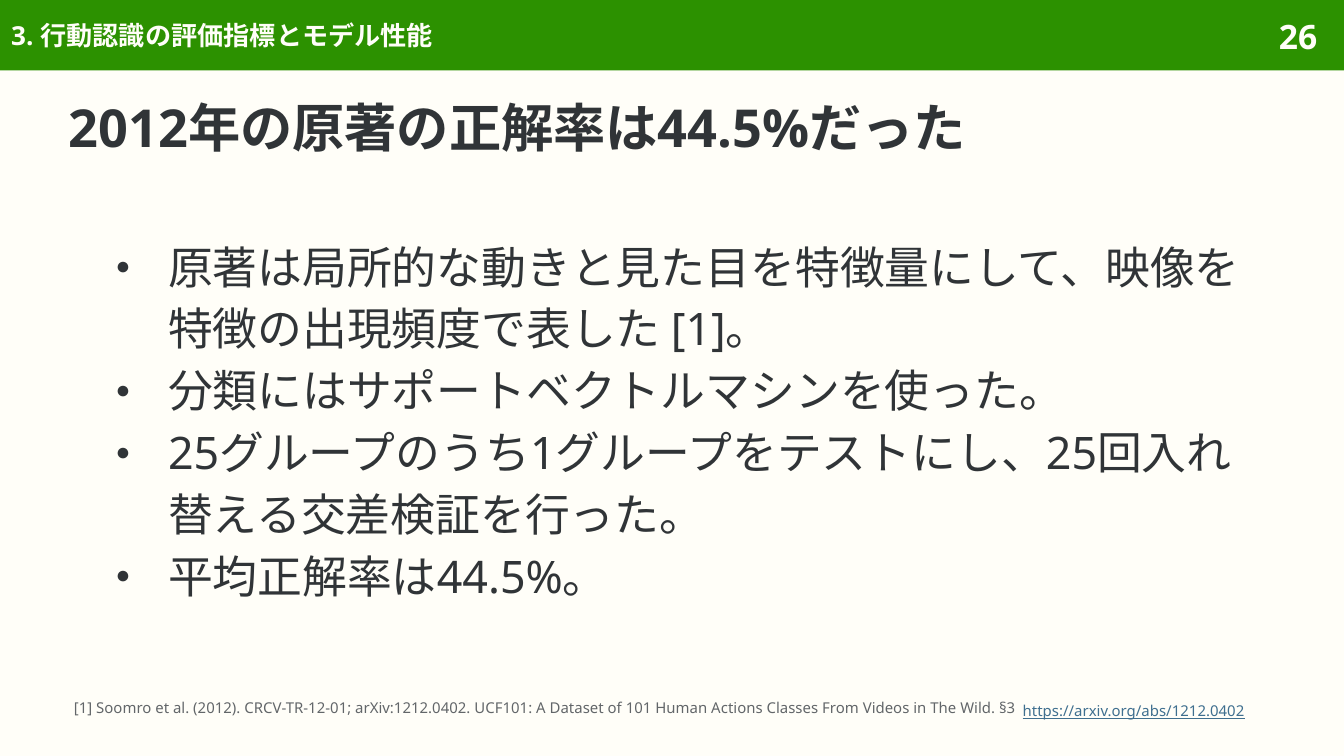
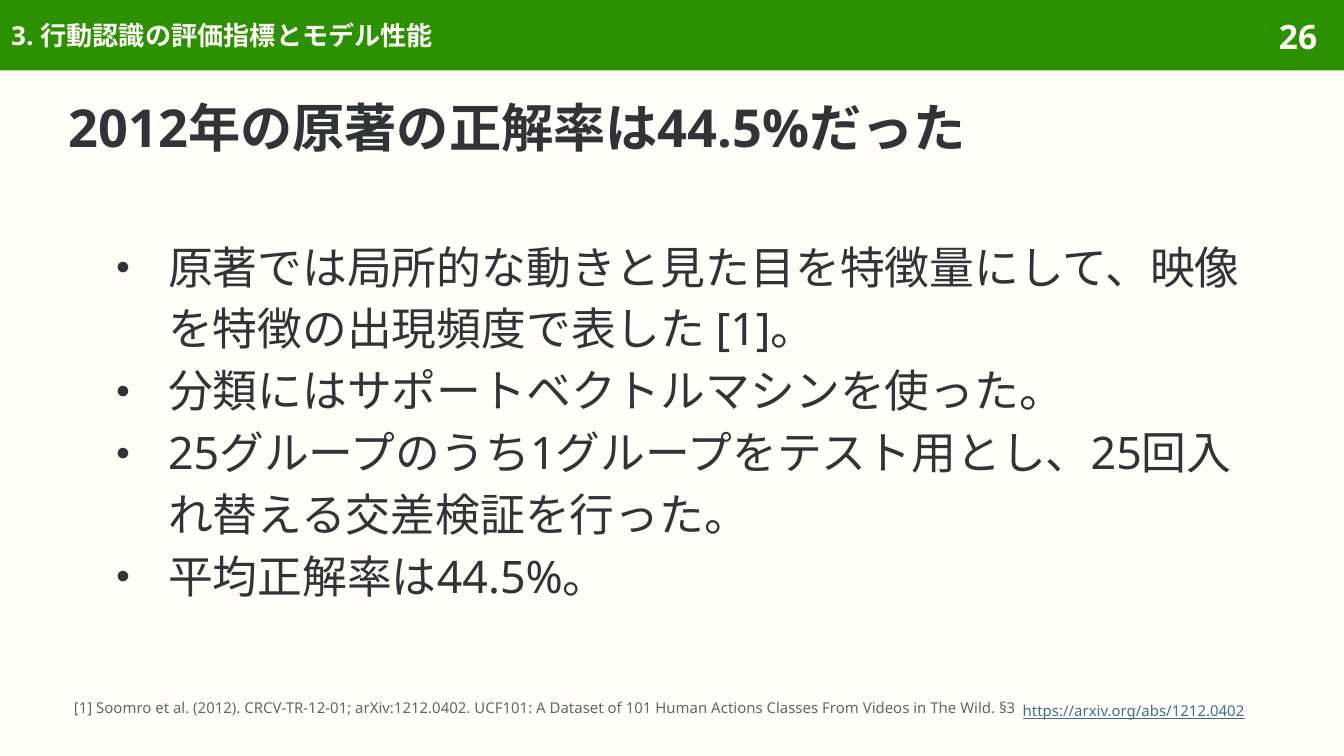
Before and after one commit to sasakiy84/datasets-in-10-minutes, a slide deck: slide 26 of slides/datasets-in-10-minutes-ucf101.pptx. Drawn at 1344x756 pixels with LibreOffice and Linux fonts; fonts in the diff are those of the drawing. Boxes give left, top, right and bottom in pixels: in the first picture for what was removed or moved away, otherwise in the second. Text is boxed around its words. In the diff, an @@ line names an element or a change of style, - is before the commit and + after.

```diff
--- a/slides/datasets-in-10-minutes-ucf101.pptx
+++ b/slides/datasets-in-10-minutes-ucf101.pptx
@@ text at <box>168,246,1240,352</box>: text changed @@
-● 原著は局所的な動きと見た目を特徴量にして、映像を特徴の出現頻度で表した [1]。
+● 原著では局所的な動きと見た目を特徴量にして、映像を特徴の出現頻度で表した [1]。
@@ text at <box>168,431,1232,535</box>: text changed @@
-● 25グループのうち1グループをテストにし、25回入れ替える交差検証を行った。
+● 25グループのうち1グループをテスト用とし、25回入れ替える交差検証を行った。
```
Also in this commit, not shown: 9 other slides changed, 7 other files.
